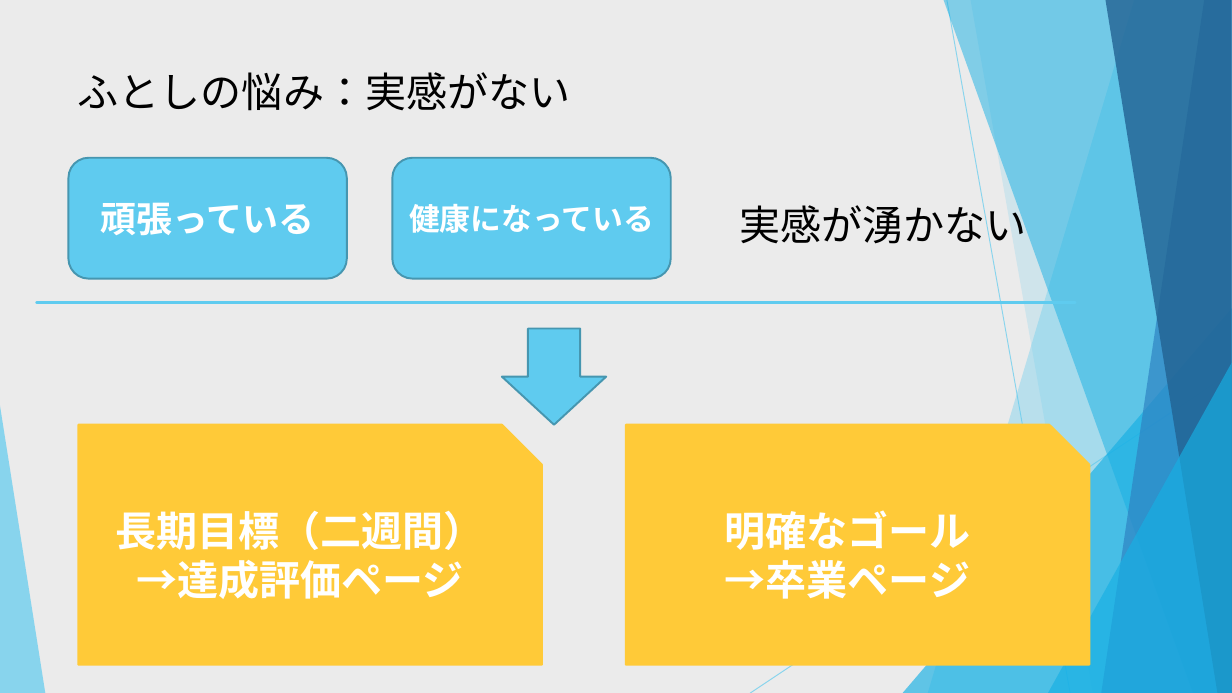
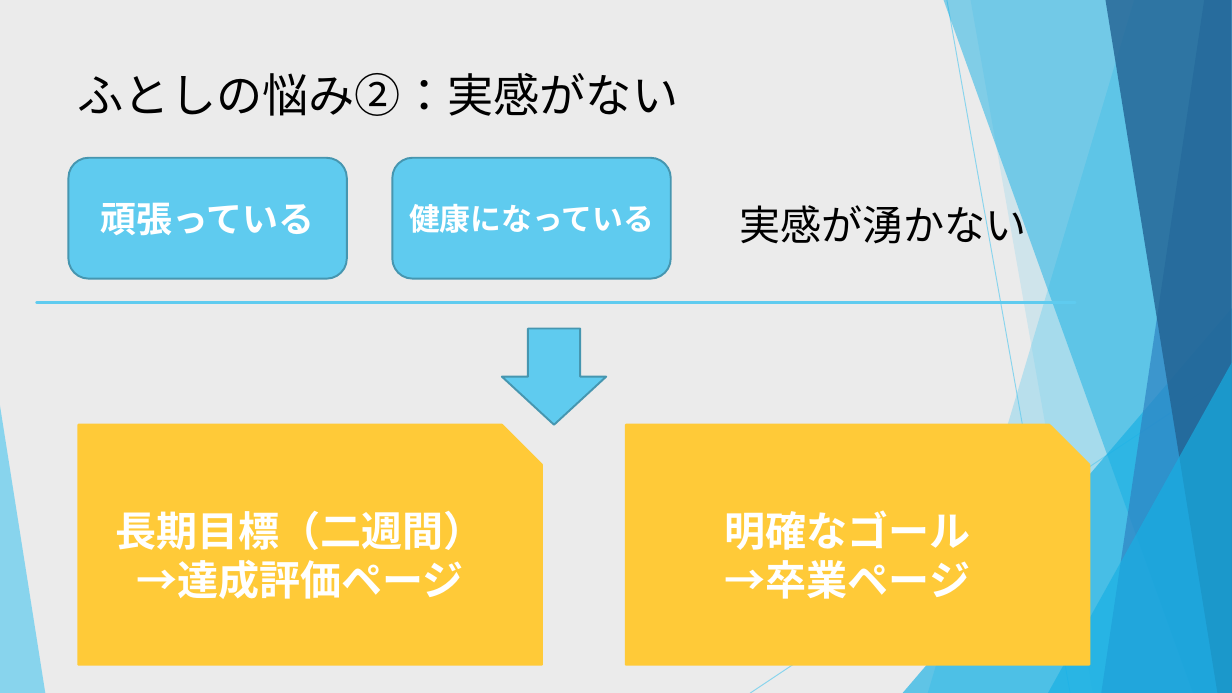
Before and after one commit to dojo2022/C-5, a slide deck: slide 9 of C5_配布資料/0630_C-5 _発表資料.pptx. Drawn at 1232x693 pixels with LibreOffice and Linux fonts; fonts in the diff are those of the drawing. Boxes give left, top, right and bottom in pixels: in the first picture for what was removed or moved away, otherwise in the second. Text is boxed around its words. In the diff, an @@ line names an element or a change of style, - is before the commit and + after.

```diff
--- a/C5_配布資料/0630_C-5 _発表資料.pptx
+++ b/C5_配布資料/0630_C-5 _発表資料.pptx
@@ title at (78, 73, 679, 116): text changed; size 32 to 36 pt @@
-ふとしの悩み：実感がない
+ふとしの悩み②：実感がない
```
Also in this commit, not shown: 10 other slides changed.
